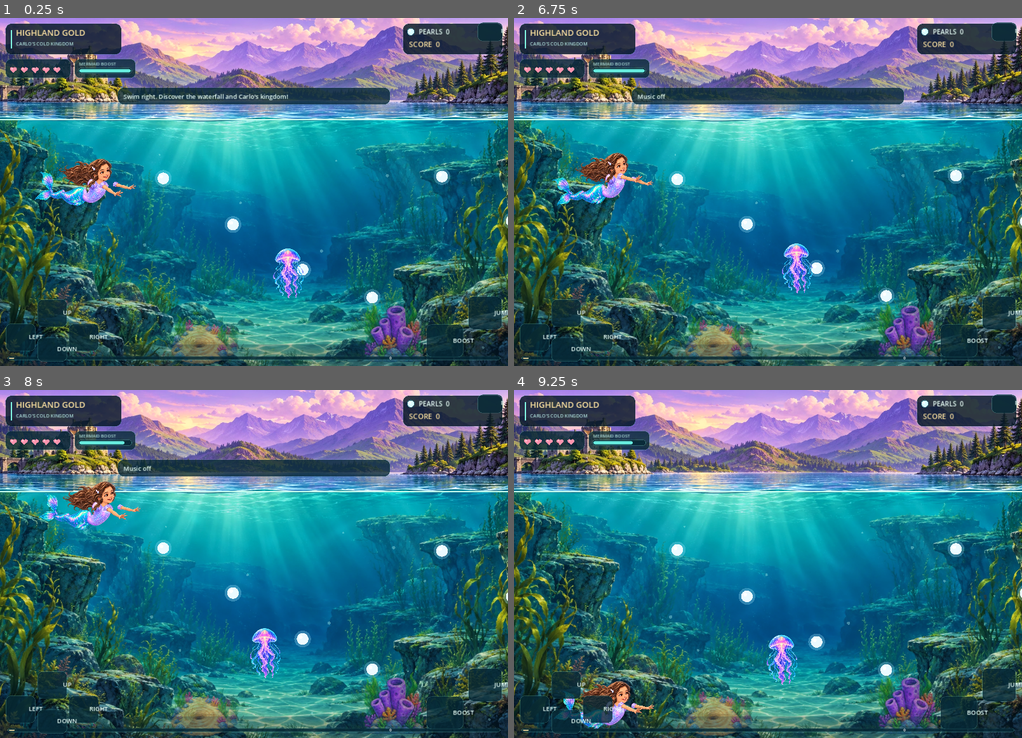
Above: before the commit, frames 1-4 (two rows, left to right).
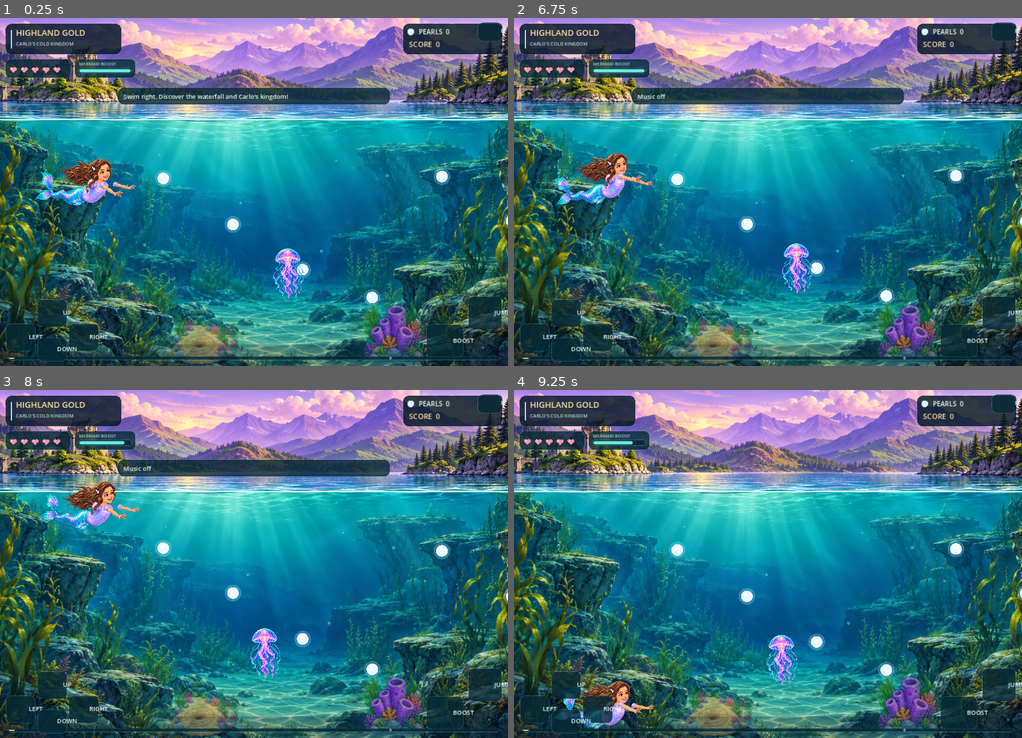
Above: after the commit, the same moments.

Repository: skhaze94-cloud/MermaidADVENTURE
Game: Godot game, scene res://godot/highland_level.tscn
Two runs of this game, one before a commit and one after it. Both use one fixed random seed, a clock stepped at 60 frames per second and the inputs below.
Inputs (mouse positions are in pixels of both pictures, inside the frame that each line leads up to):
- Up to frame 1 (0.25 s): no input
- Up to frame 2 (6.75 s): tap Enter at 0.5, 2, 3.5 s; move the mouse to (879, 174) at 0.52 s; hold Right 0.53-1.25 s; tap P at 0.6, 6.6 s; click (879, 174) at 0.67 s; tap Space at 0.77, 1.25, 2.75, 3.77, 4.25 s; drag from (666, 209) to (742, 261) at 1.27 s; move the mouse to (818, 115) at 2.02 s; hold Right 2.03-2.75 s; tap Shift at 2.1 s; drag from (742, 261) to (615, 139) at 2.77 s; move the mouse to (920, 244) at 3.52 s; hold Left 3.53-4.25 s; tap B at 3.6 s; drag from (615, 139) to (691, 105) at 4.27 s; move the mouse to (793, 192) at 5.02 s; hold Down 5.03-5.75 s; tap M at 5.1 s; click (793, 192) at 5.17 s; drag from (691, 105) to (666, 209) at 5.77 s; move the mouse to (879, 174) at 6.52 s; hold Up from 6.53 s (still down)
- Up to frame 3 (8 s): tap Space at 6.77 s; release Up at 7.25 s; drag from (152, 581) to (228, 633) at 7.27 s
- Up to frame 4 (9.25 s): move the mouse to (818, 487) at 8.02 s; hold Down 8.03-8.75 s; tap Shift at 8.1 s; drag from (742, 633) to (615, 511) at 8.77 s

The runs differ from the first frame. In frame 1, 0.3% of the frame differs, in the area x 0-100%, y 27-30%; in frame 2, 0.3%; in frame 3, 0.3%; in frame 4, 0.3%.

Commit message:
Godot v0.4: add physically suggestive waterline Node2D to graphics scene

Diff:
--- a/godot/highland_level.tscn
+++ b/godot/highland_level.tscn
@@ -8,6 +8,7 @@
 [ext_resource type="Script" path="res://godot/foreground_depth.gd" id="6_foreground"]
 [ext_resource type="Script" path="res://godot/reef_obstacles.gd" id="7_obstacles"]
 [ext_resource type="Script" path="res://godot/premium_hud.gd" id="8_hud"]
+[ext_resource type="Script" path="res://godot/water_surface.gd" id="9_surface"]
 
 [node name="HighlandGold" type="Node2D"]
 script = ExtResource("1_level")
@@ -34,6 +35,10 @@
 z_index = 2
 script = ExtResource("6_foreground")
 
+[node name="PaintedWaterSurface" type="Node2D" parent="."]
+z_index = -1
+script = ExtResource("9_surface")
+
 [node name="PremiumHud" type="CanvasLayer" parent="."]
 layer = 6
 script = ExtResource("8_hud")
Not shown: 1 places in godot/highland_level.tscn that only renumber resources
